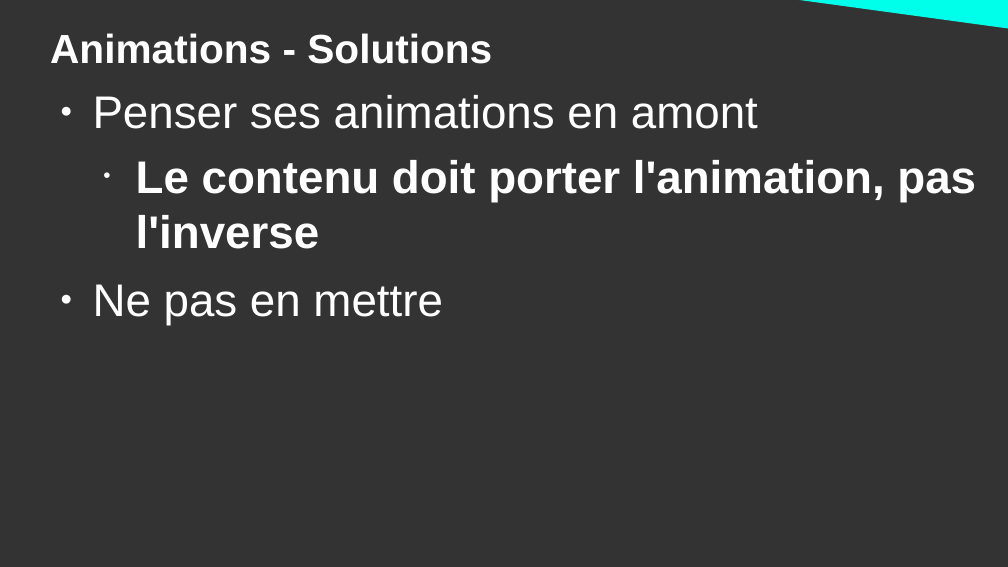
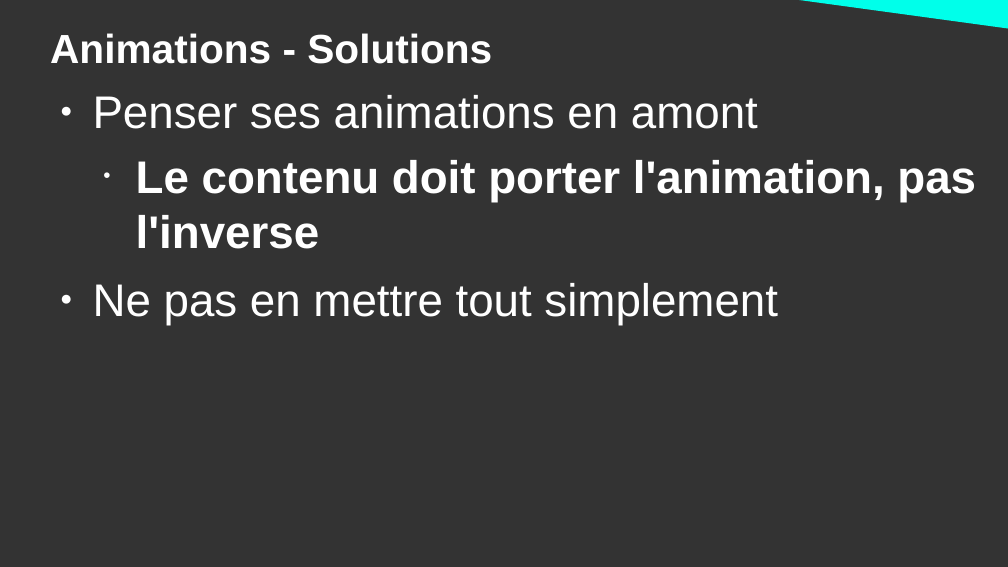
Before and after one commit to DanYellow/cours, a slide deck: slide 31 of ergonomie-et-accessibilite-s2/numero-1/presentation.odp. Drawn at 1008x567 pixels with LibreOffice and Linux fonts; fonts in the diff are those of the drawing. Boxes give left, top, right and bottom in pixels: in the first picture for what was removed or moved away, otherwise in the second. Text is boxed around its words. In the diff, an @@ line names an element or a change of style, - is before the commit and + after.

```diff
--- a/ergonomie-et-accessibilite-s2/numero-1/presentation.odp
+++ b/ergonomie-et-accessibilite-s2/numero-1/presentation.odp
@@ text at bbox=[93, 283, 778, 326]: text changed @@
-● Ne pas en mettre
+● Ne pas en mettre tout simplement
```
Also in this commit, not shown: 3 other slides changed, 2 slides added, 1 slide removed, 10 other files.
